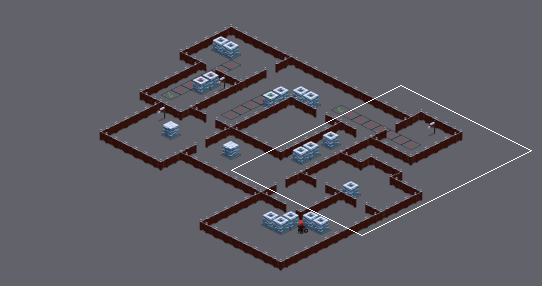
Two states of a Tiled map (JSON), TBSA/Bin/Data/Tiled/4_Kiosk.json. Above, an overview of the earlier version with the close-up marked.
Close-up. The starting point:
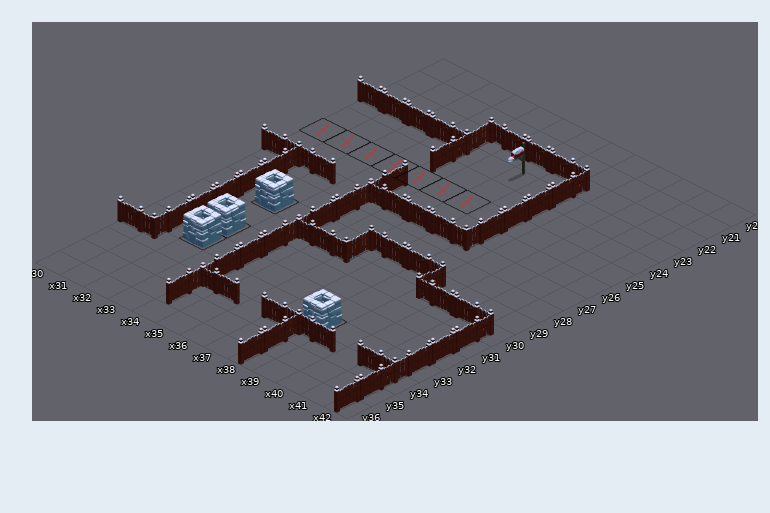
Cells are 128x64 px. Isometric: x runs down to the right, y down to the left. Shown: x 30..42, y 20..36. The commit also changed other parts of the map, which this record leaves out. Not drawn, because the pictures are missing: unchanged layer "floor".
After:
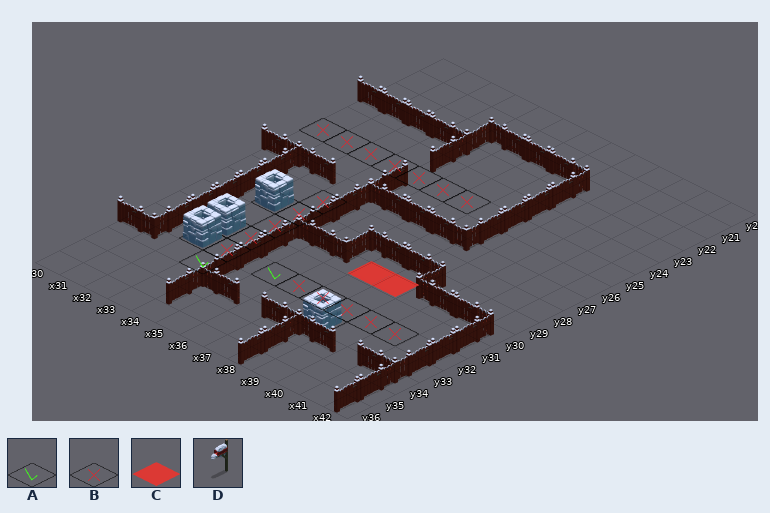
Key: from "_dataTileSheet": A 0, B 1; from "tileSheetFloors": C 33; from "tileSheetProps": D 48.
_ is an empty cell.
Tiles of an added or newly shown layer are drawn over the layers below it.
Difference:
Layer "objectives":
y 23: x 36 D -> _
y 30: x 37..38 __ -> CC
Layer "_path_Enemy8" (added):
y 28..32: x 33 _ -> B
y 33: x 33 _ -> A
Layer "_path_Enemy9" (added):
y 32: x 35..40 ______ -> ABBBBB
